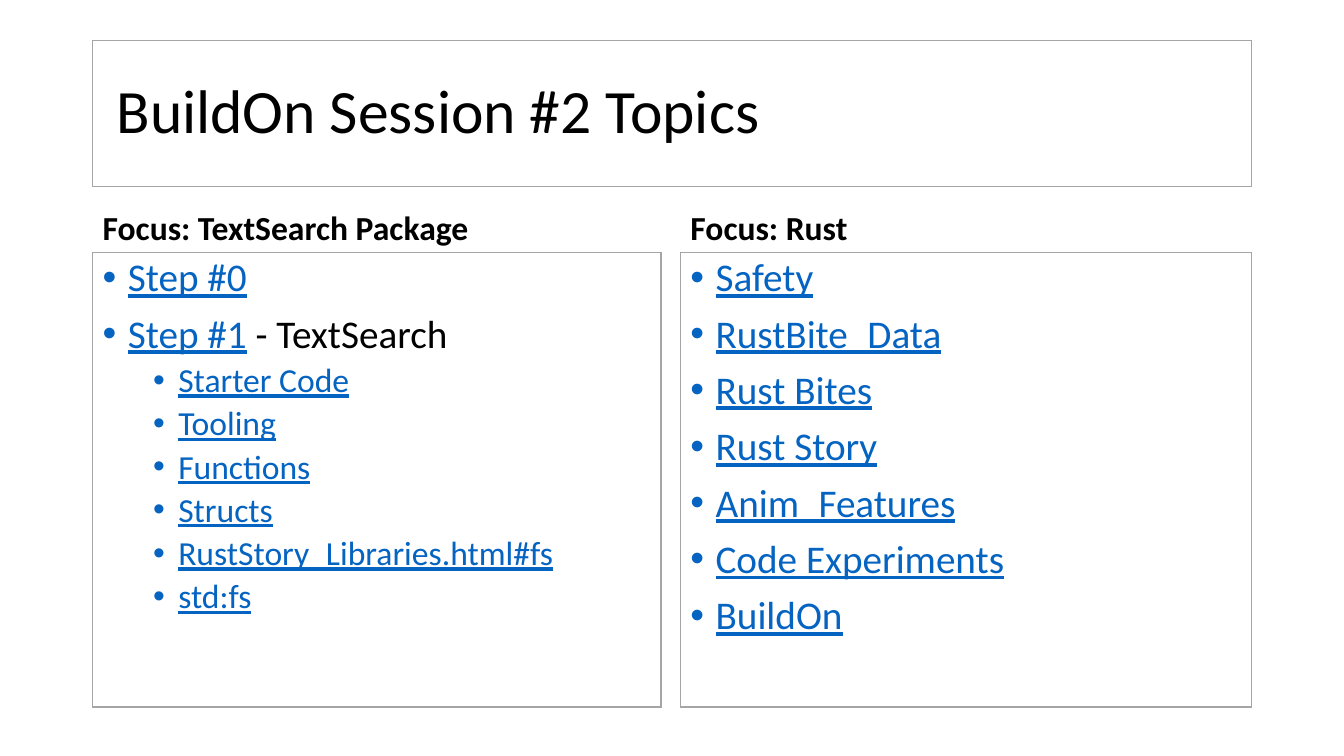
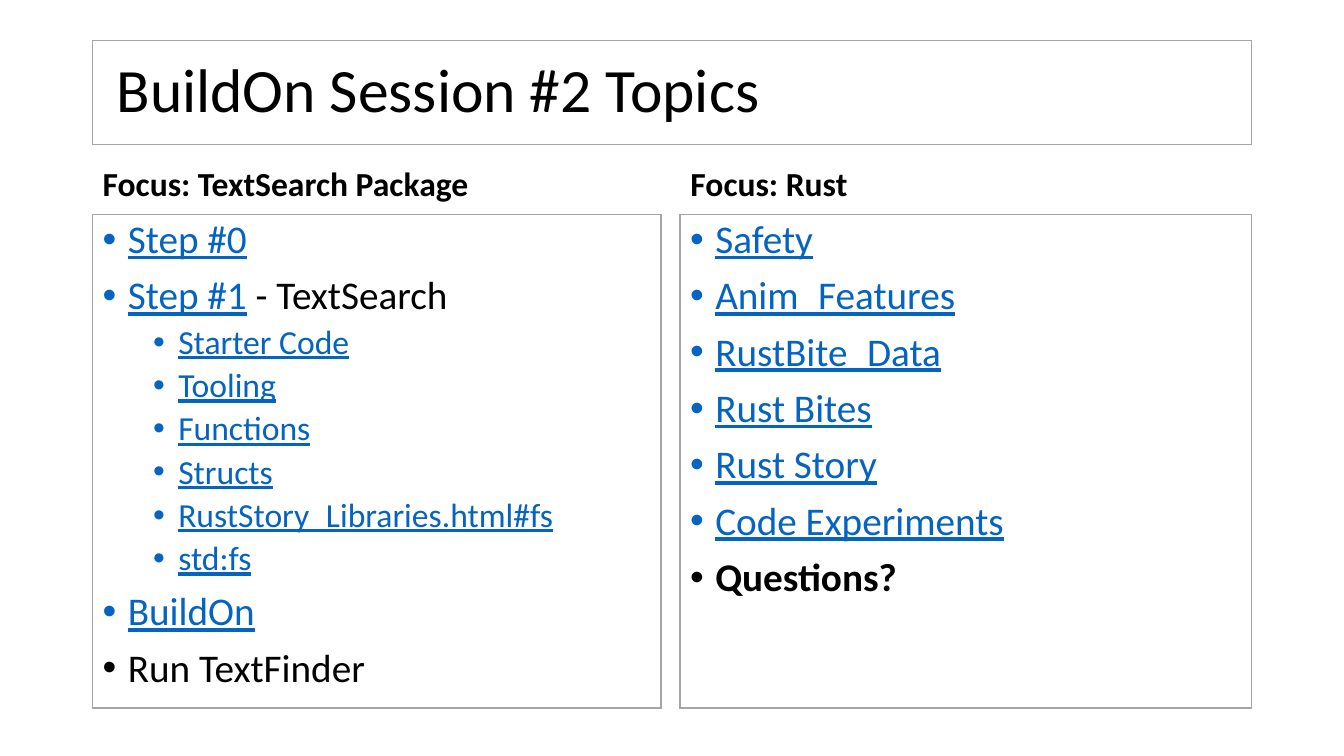
Before and after one commit to JimFawcett/BuildOn, a slide deck: slide 6 of Build-On-2.pptx. Drawn at 1344x756 pixels with LibreOffice and Linux fonts; fonts in the diff are those of the drawing. Boxes give left, top, right and bottom in pixels: in the first picture for what was removed or moved away, otherwise in the second. Text is boxed around its words. In the diff, an @@ line names an element or a change of style, - is before the commit and + after.

```diff
--- a/Build-On-2.pptx
+++ b/Build-On-2.pptx
@@ title "BuildOn Session #2 Topics" resized from (x1=93, y1=40, x2=1252, y2=187) to (x1=93, y1=40, x2=1252, y2=145) @@
@@ text "Focus: TextSearch Package" moved from (x1=103, y1=216, x2=469, y2=246) to (x1=103, y1=172, x2=469, y2=202) @@
@@ text "Focus: Rust" moved from (x1=690, y1=218, x2=848, y2=241) to (x1=690, y1=174, x2=848, y2=197) @@
@@ text "Step #0" resized from (x1=93, y1=253, x2=661, y2=708) to (x1=93, y1=215, x2=661, y2=708) @@
@@ text "Safety" resized from (x1=681, y1=253, x2=1252, y2=708) to (x1=681, y1=215, x2=1252, y2=708) @@
@@ text at (x1=715, y1=282, x2=955, y2=316): paragraph added @@
+• Anim_Features
@@ text at (x1=716, y1=490, x2=956, y2=523): paragraph removed @@
-• Anim_Features
@@ text at (x1=715, y1=563, x2=896, y2=596): text changed; text colour #0563C1 to #000000; bold on @@
-• BuildOn
+• Questions?
@@ text at (x1=128, y1=597, x2=365, y2=683): paragraphs added @@
+• BuildOn
+• Run TextFinder
```
Also in this commit, not shown: 1 other slide changed, 1 other file.
